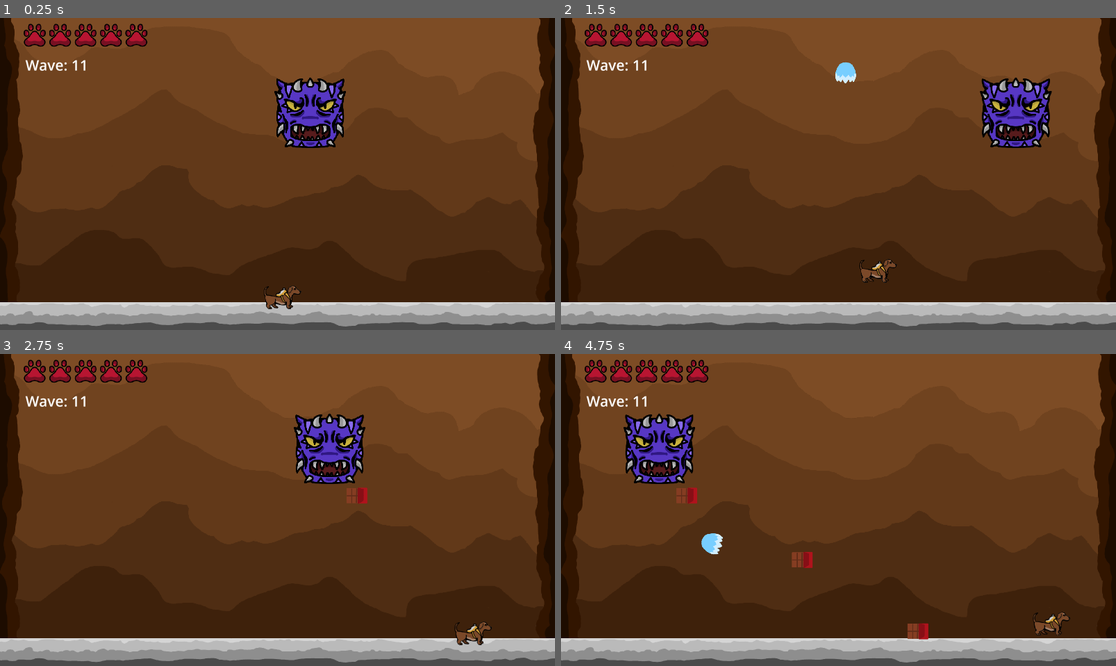
Above: before the commit, frames 1-4 (two rows, left to right).
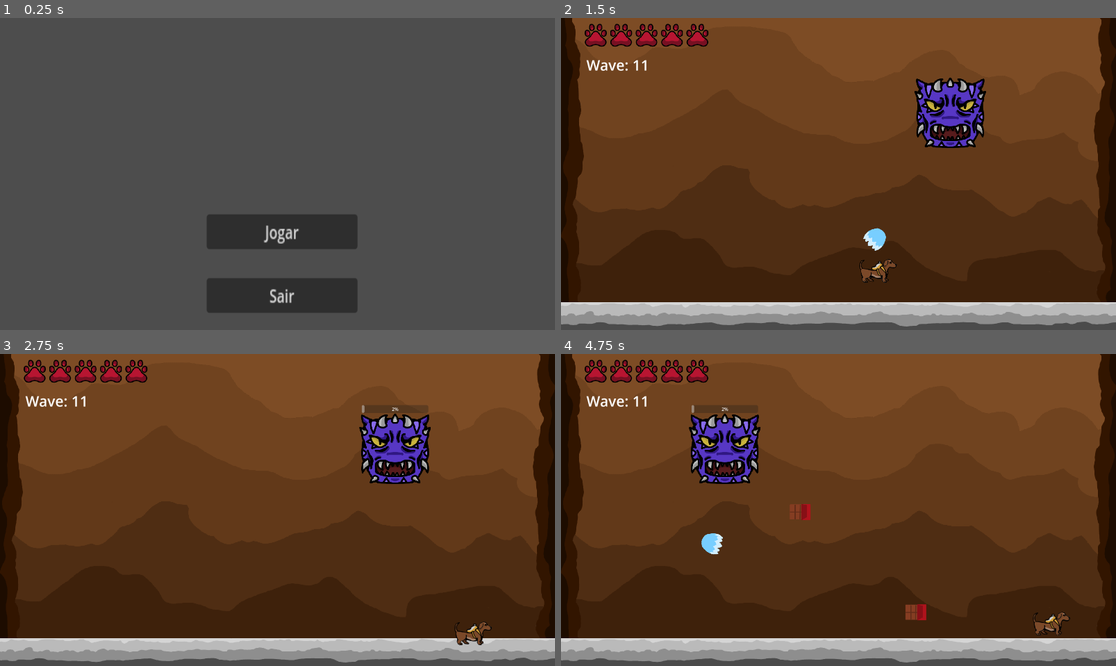
Above: after the commit, the same moments.

Repository: AnaVSSCaldeira/Salsicha-The-Game
Game: Godot game, scene res://Scenes/Menu/Scenes/Menu.tscn
Two runs of this game, one before a commit and one after it. Both use one fixed random seed, a clock stepped at 60 frames per second and the inputs below. Before the commit the project starts from res://Scenes/Game/Scenes/Game.tscn. Sound files missing from this copy of the repository are replaced by a short silence.
Inputs (mouse positions are in pixels of both pictures, inside the frame that each line leads up to):
- Up to frame 1 (0.25 s): no input
- Up to frame 2 (1.5 s): click (844, 233) at 0.5 s, where only the run after the commit has a clickable "Jogar"; tap Enter (ui_accept) at 1.25 s; move the mouse to (960, 158) at 1.27 s; hold D (right) from 1.28 s (still down); hold Shift from 1.28 s (still down); click (960, 158) at 1.42 s
- Up to frame 3 (2.75 s): keep holding D (right); tap Enter (ui_accept) at 1.52, 2.27 s; move the mouse to (166, 525) at 2.02 s; release Shift at 2.03 s; tap Q at 2.1 s
- Up to frame 4 (4.75 s): move the mouse to (894, 441) at 2.77 s; release D (right) at 2.78 s; hold A (left) 2.78-3.53 s; hold Shift 2.78-3.53 s; move the mouse to (810, 572) at 3.52 s; hold D (right) from 3.53 s (still down); tap Q at 3.6 s; click (810, 572) at 3.67 s; tap Enter (ui_accept) at 3.77, 4.52 s; move the mouse to (1005, 556) at 4.27 s; hold Shift from 4.28 s (still down)

The runs differ from the first frame. In frame 1, 98% of the frame differs, in the area x 0-100%, y 0-99%; in frame 2, 5.3%; in frame 3, 5.3%; in frame 4, 6.0%.

Commit message:
Finalizacao do poder de cura do chefao

Diff:
--- a/Salsicha/salsicha/Scenes/Game/Scenes/Boss.tscn
+++ b/Salsicha/salsicha/Scenes/Game/Scenes/Boss.tscn
@@ -8,6 +8,7 @@
 [ext_resource type="AudioStream" uid="uid://chcl6bs1b8wr4" path="res://Scenes/Game/Musics and sfx/boss2.wav" id="4_1le80"]
 [ext_resource type="AudioStream" uid="uid://b1ye713knvbno" path="res://Scenes/Game/Musics and sfx/boss_5.wav" id="5_w7xas"]
 [ext_resource type="AudioStream" uid="uid://8pb8ufhdkkvb" path="res://Scenes/Game/Musics and sfx/boss_3.wav" id="6_6gywy"]
+[ext_resource type="AudioStream" uid="uid://bpgfmin4vmpmf" path="res://Scenes/Game/Musics and sfx/plim.wav" id="8_w7xas"]
 
 [sub_resource type="SpriteFrames" id="SpriteFrames_ysqax"]
 animations = [{
@@ -34,6 +35,7 @@
 attack_2 = ExtResource("4_1le80")
 attack_3 = ExtResource("5_w7xas")
 damage_1 = ExtResource("6_6gywy")
+healing_1 = ExtResource("8_w7xas")
 
 [node name="AnimatedSprite2D" type="AnimatedSprite2D" parent="."]
 texture_filter = 1
@@ -60,6 +62,7 @@
 offset_top = -154.0
 offset_right = 115.0
 offset_bottom = -127.0
-value = 100.0
+value = 4.0
 
 [connection signal="timeout" from="Action" to="." method="_on_action_timeout"]
+[connection signal="finished" from="Boss_sounds" to="." method="_on_boss_sounds_finished"]
--- a/Salsicha/salsicha/Scenes/Game/Scenes/Game.tscn
+++ b/Salsicha/salsicha/Scenes/Game/Scenes/Game.tscn
@@ -85,7 +85,7 @@
 
 [node name="Music_theme" type="AudioStreamPlayer" parent="."]
 process_mode = 3
-volume_db = -20.0
+volume_db = -80.0
 autoplay = true
 
 [node name="Wave" type="Label" parent="."]
--- a/Salsicha/salsicha/Scenes/Game/Scripts/boss.gd
+++ b/Salsicha/salsicha/Scenes/Game/Scripts/boss.gd
@@ -10,8 +10,10 @@
 @export var attack_2: AudioStreamWAV
 @export var attack_3: AudioStreamWAV
 @export var damage_1: AudioStreamWAV
+@export var healing_1: AudioStreamWAV
+var is_dying = false
 
-var take_break = 10
+var take_break = 5
 var count
 
 func setup(initial, final):
@@ -27,70 +29,81 @@
 	$Life.visible = false
 
 func _physics_process(delta):
-	velocity.x = direction * veloc
-	if position.x >= p2.x:
-		direction = -1
-	elif position.x <= p1.x:
-		direction = 1
-	move_and_slide()
+	if is_dying == false:
+		velocity.x = direction * veloc
+		if position.x >= p2.x:
+			direction = -1
+		elif position.x <= p1.x:
+			direction = 1
+		move_and_slide()
 
 func make_move():
-	if randi_range(1,100) <= take_break:
-		take_break = 10
-		$Action.start(3)
+	if is_dying == false:
+		if randi_range(1,100) <= take_break:
+			take_break = 5
+			$Action.start(3)
 
-	else:
-		var chance = randi_range(1,15)
+		else:
+			var chance = randi_range(1,15)
 
-		if chance >= 1 and chance <= 8:
-			if randi_range(1,4) <= 2:
-				if $Boss_sounds.playing == false:
+			if chance >= 1 and chance <= 8:
+				if randi_range(1,4) <= 2:
 					$Boss_sounds.stream = attack_2
-			else:
-				if $Boss_sounds.playing == false:
+				else:
 					$Boss_sounds.stream = attack_3
 
 				$Boss_sounds.play()
-			shoot()
+				shoot()
 
-		elif (chance >= 9 and chance <= 15):
-			count = 0
-			if $Boss_sounds.playing == false:
+			elif (chance >= 9 and chance <= 15):
+				count = 0
 				$Boss_sounds.stream = attack_1
 				$Boss_sounds.play()
-			while count < 3:
-				chocolate()
-				$ChocoAttack.start(1)
-				await $ChocoAttack.timeout
-				count += 1
+				while count < 5:
+					chocolate()
+					$ChocoAttack.start(1)
+					await $ChocoAttack.timeout
+					count += 1
 
-		$Action.start(2)
-
-		if $Life.value < $Life.max_value:
-			if randi_range(1,100) <= 50:
-				pass
 			$Action.start(2)
 
-		take_break += 10
+			if $Life.value < $Life.max_value:
+				if randi_range(1,100) <= 50:
+					$Boss_sounds.stream = healing_1
+					$Boss_sounds.play()
+					healing()
+				$Action.start(2)
+
+			take_break += 5
+
+func healing():
+	var cure = randi_range(1,10)
+	if cure + $Life.value >= $Life.max_value:
+		$Life.value = $Life.max_value
+	else:
+		$Life.value += cure
 
 func _on_action_timeout():
-	make_move()
+	if is_dying == false:
+		make_move()
 
 func take_damage(damage):
-	if $Life.value <= 0:
-		queue_free()
+	if is_dying == false:
+		if $Life.value <= 0:
+			is_dying = true
+			$Boss_sounds.stream = die
+			$Boss_sounds.play()
 
-	if $Life.value == $Life.max_value:
 		$Life.visible = true
 
-	if randi_range(1,100) <= 50:
-		if $Boss_sounds.playing == false:
-			$Boss_sounds.stream = damage_1
-			$Boss_sounds.play()
+		if randi_range(1,100) <= 50:
+			if $Boss_sounds.playing == false:
+				$Boss_sounds.stream = damage_1
+				$Boss_sounds.play()
 
-	$Life.value = $Life.value - damage
+		$Life.value = $Life.value - damage
 
-	spawn_food(false)
+		spawn_food(false)
 
 func shoot():
 	var  bullet = preload("res://Scenes/Game/Scenes/enemy_bullet.tscn").instantiate()
@@ -127,3 +140,7 @@
 		food.global_position = Vector2(global_position.x,global_position.y+150)
 
 		get_tree().current_scene.add_child(food)
+
+func _on_boss_sounds_finished():
+	if $Boss_sounds.stream == die:
+		queue_free()
--- a/Salsicha/salsicha/Scenes/Game/Scripts/enemy.gd
+++ b/Salsicha/salsicha/Scenes/Game/Scripts/enemy.gd
@@ -29,7 +29,7 @@
 
 			food.get_node("AnimatedSprite2D").animation = food_name
 			food.global_position = Vector2(global_position.x,global_position.y)
-			food.setup(false)
+			food.setup(food_name)
 			get_tree().current_scene.add_child(food)
 		get_parent().wave_ends()
 		queue_free()
--- a/Salsicha/salsicha/Scenes/Game/Scripts/enemy_bullet.gd
+++ b/Salsicha/salsicha/Scenes/Game/Scripts/enemy_bullet.gd
@@ -29,6 +29,6 @@
 			$AnimatedSprite2D.animation = bullet_type
 			bullet_damage = 3
 		"boss":
-			speed = 700
+			speed = 800
 			$AnimatedSprite2D.animation = bullet_type
 			bullet_damage = 4
--- a/Salsicha/salsicha/Scenes/Game/Scripts/food.gd
+++ b/Salsicha/salsicha/Scenes/Game/Scripts/food.gd
@@ -6,34 +6,34 @@
 @export var player_in_area = false
 
 func _ready():
-    if auto_destroy:
-        $Timer.start(5)
+	if auto_destroy:
+		$Timer.start(5)
 
 func _physics_process(delta):
-    velocity.y += 300 * delta
-    move_and_slide()
+	velocity.y += 300 * delta
+	move_and_slide()
 
 func _on_area_2d_body_entered(body:Node2D):
-    if body.is_in_group("player"):
-        if deal_damage:
-            get_parent().get_node("Salsicha").player_damage(1)
-            player_in_area = true
-            $Damage.start(0.5)
-        else:
-            get_parent().get_node("Salsicha").healing(heal_value)
-            queue_free()
+	if body.is_in_group("player"):
+		if deal_damage:
+			get_parent().get_node("Salsicha").player_damage(1)
+			player_in_area = true
+			$Damage.start(0.5)
+		else:
+			get_parent().get_node("Salsicha").healing(heal_value)
+			queue_free()
 
 func setup(food):
-    auto_destroy = true
-    if food == "chocolate":
-        deal_damage = true
+	auto_destroy = true
+	if food == "chocolate":
+		deal_damage = true
 
 func _on_timer_timeout():
-    queue_free()
+	queue_free()
 
 func _on_damage_timeout():
-    if player_in_area:
-        get_parent().get_node("Salsicha").player_damage(1)
+	if player_in_area:
+		get_parent().get_node("Salsicha").player_damage(1)
 
 func _on_area_2d_body_exited(body:Node2D):
-    player_in_area = false
+	player_in_area = false
--- /dev/null
+++ b/Salsicha/salsicha/Scenes/Menu/Scenes/Menu.tscn
@@ -0,0 +1,28 @@
+[gd_scene load_steps=2 format=3 uid="uid://cjxjdep8xsiyj"]
+
+[ext_resource type="Script" uid="uid://bj41ag42rkpdc" path="res://Scenes/Menu/Scripts/menu.gd" id="1_pjtlr"]
+
+[node name="Node2D" type="Node2D"]
+script = ExtResource("1_pjtlr")
+
+[node name="Sprite2D" type="Sprite2D" parent="."]
+
+[node name="VBoxContainer" type="VBoxContainer" parent="."]
+offset_left = 715.0
+offset_top = 680.0
+offset_right = 893.0
+offset_bottom = 768.0
+scale = Vector2(2.932, 3.87)
+theme_override_constants/separation = 26
+alignment = 1
+
+[node name="Play" type="Button" parent="VBoxContainer"]
+layout_mode = 2
+text = "Jogar"
+
+[node name="Exit" type="Button" parent="VBoxContainer"]
+layout_mode = 2
+text = "Sair"
+
+[connection signal="pressed" from="VBoxContainer/Play" to="." method="_on_play_pressed"]
+[connection signal="pressed" from="VBoxContainer/Exit" to="." method="_on_exit_pressed"]
--- /dev/null
+++ b/Salsicha/salsicha/Scenes/Menu/Scripts/menu.gd
@@ -0,0 +1,8 @@
+extends Node2D
+
+
+func _on_play_pressed():
+	get_tree().change_scene_to_file("res://Scenes/Game/Scenes/Game.tscn")
+
+func _on_exit_pressed():
+	get_tree().quit()
--- a/Salsicha/salsicha/project.godot
+++ b/Salsicha/salsicha/project.godot
@@ -11,7 +11,7 @@
 [application]
 
 config/name="Salsicha"
-run/main_scene="res://Scenes/Game/Scenes/Game.tscn"
+run/main_scene="uid://cjxjdep8xsiyj"
 config/features=PackedStringArray("4.4", "GL Compatibility")
 config/icon="res://icon.svg"
 
@@ -24,6 +24,14 @@
 window/size/viewport_width=1920
 window/size/viewport_height=1080
 window/size/mode=3
+
+[file_customization]
+
+folder_colors={
+"res://Scenes/": "orange",
+"res://Scenes/Game/": "red",
+"res://Scenes/Menu/": "green"
+}
 
 [global_group]
 
Not shown, added: Salsicha/salsicha/Scenes/Game/Musics and sfx/plim.wav.import
Not shown: 1 places in Salsicha/salsicha/Scenes/Game/Scenes/Boss.tscn that only renumber resources
Not shown, added: Salsicha/salsicha/Scenes/Menu/Scripts/menu.gd.uid
Binary file added: Salsicha/salsicha/salsicha_icon.png
Not shown, added: Salsicha/salsicha/salsicha_icon.png.import
Not shown, added: Salsicha/salsicha/Scenes/Game/Musics and sfx/plim.wav
